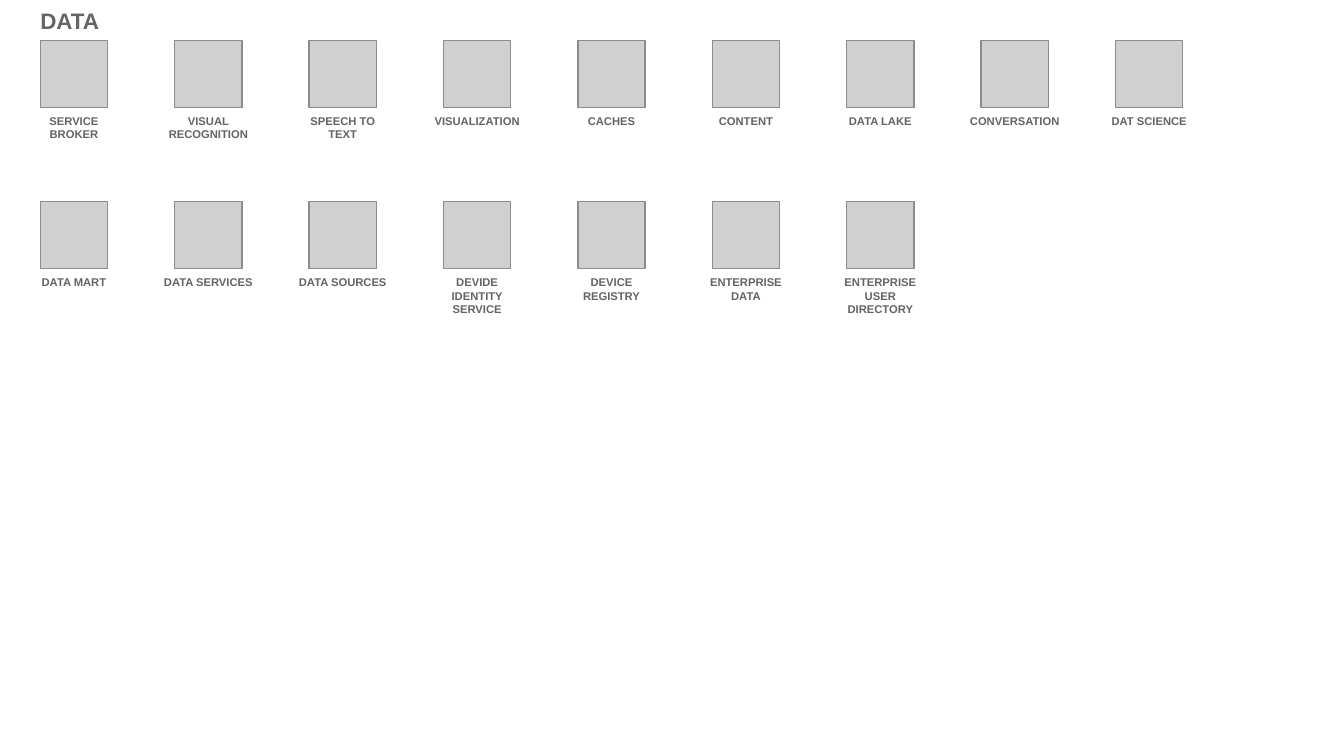
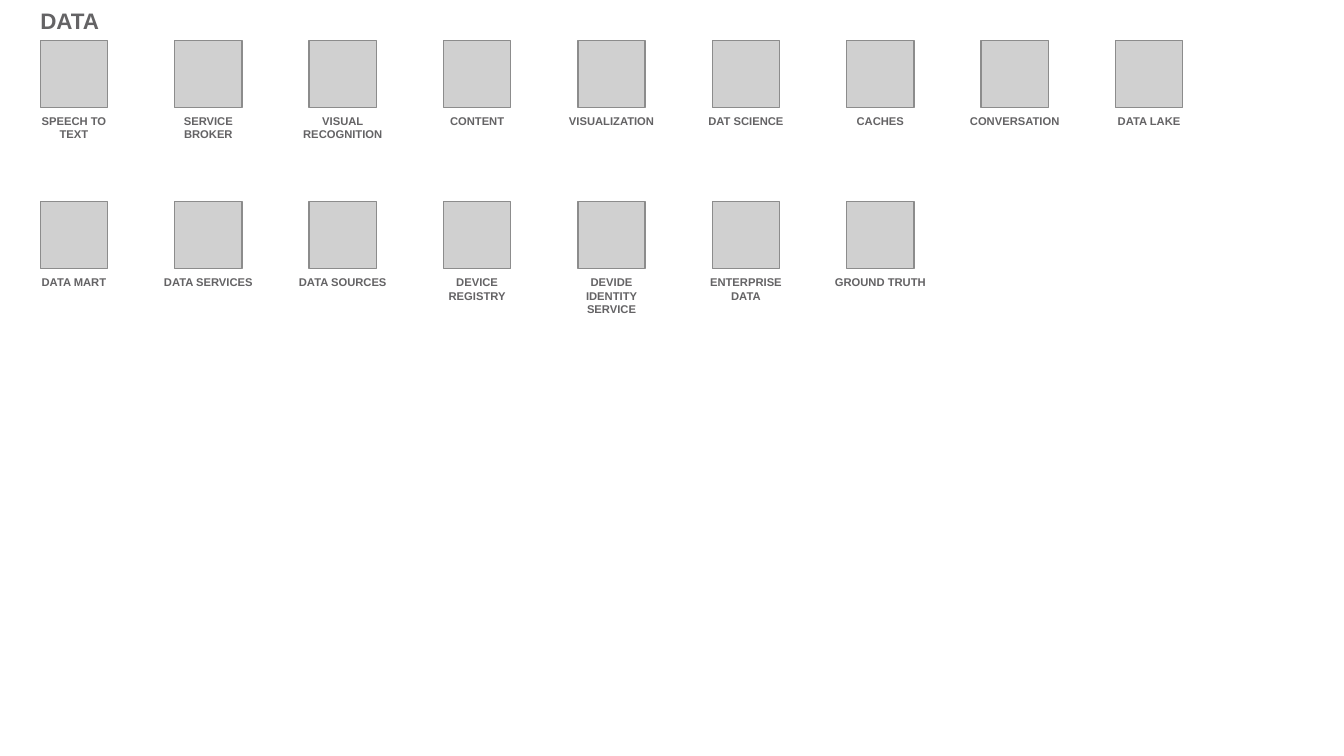
Before and after one commit to l2fprod/myarchitecture, a slide deck: slide 15 of mycatalog-architecture-diagram-template.pptx. Drawn at 1344x756 pixels with LibreOffice and Linux fonts; fonts in the diff are those of the drawing; grey boxes stand for pictures. Boxes give left, top, right and bottom in pixels: in the first picture for what was removed or moved away, otherwise in the second. Text is boxed around its words. In the diff, an @@ line names an element or a change of style, - is before the commit and + after.

```diff
--- a/mycatalog-architecture-diagram-template.pptx
+++ b/mycatalog-architecture-diagram-template.pptx
@@ text "SPEECH TO TEXT": place and size @@
-text "SPEECH TO TEXT" at (310,117,375,138)
+text "SPEECH TO TEXT" at (42,117,106,138)
@@ text added at (450,117,504,125), 6 pt, text #646365, bold @@
+CONTENT
@@ text removed at (588,117,635,125) @@
-CACHES
@@ text at (708,117,784,125): text changed @@
-CONTENT
+DAT SCIENCE
@@ text at (857,117,904,125): text changed @@
-DATA LAKE
+CACHES
@@ text at (1118,117,1180,125): text changed @@
-DAT SCIENCE
+DATA LAKE
@@ text "DEVICE REGISTRY": place and size @@
-text "DEVICE REGISTRY" at (583,278,640,300)
+text "DEVICE REGISTRY" at (449,278,506,300)
@@ 4 texts: place and size @@
-4 texts at (49,117,520,313)
+4 texts at (184,117,654,313)
@@ text at (835,278,926,286): text changed @@
-ENTERPRISE USER DIRECTORY
+GROUND TRUTH
```
Also in this commit, not shown: 11 other slides changed, 1 slide added, 1 slide removed.
